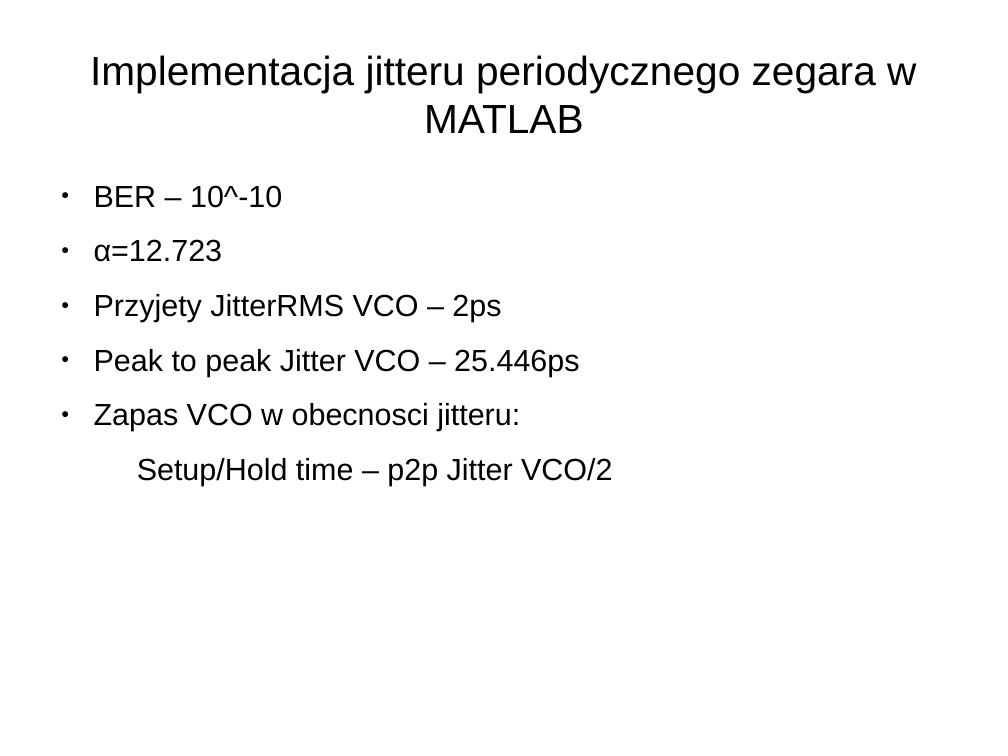
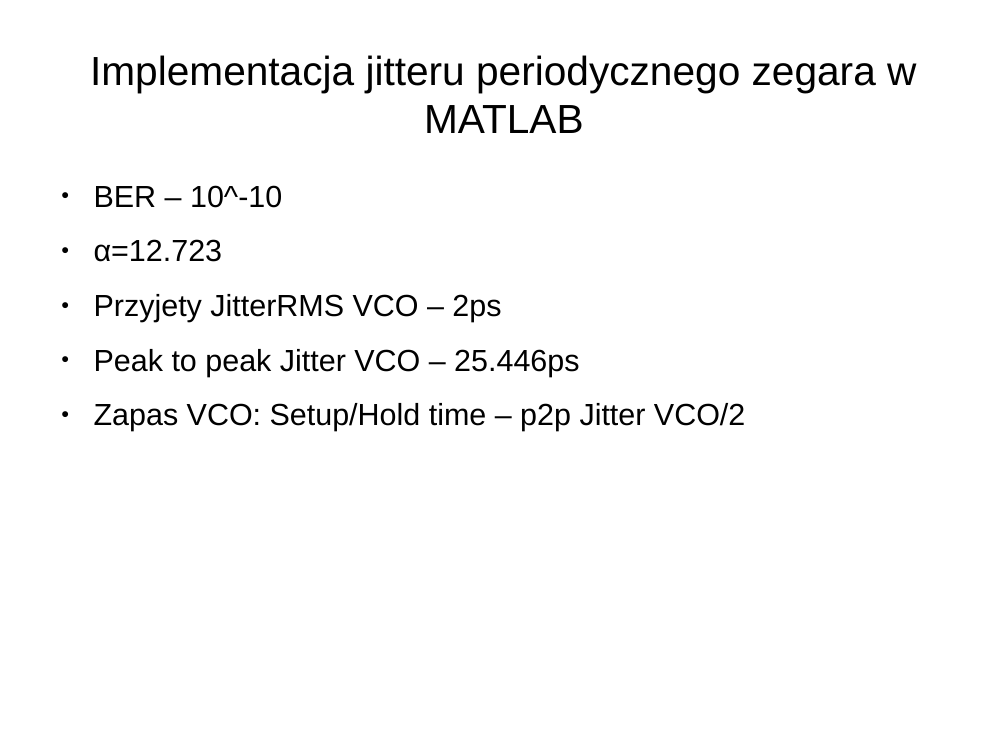
Before and after one commit to joannabp/ProjektSynopsys, a slide deck: slide 3 of Untitled 2.odp. Drawn at 1008x756 pixels with LibreOffice and Linux fonts; fonts in the diff are those of the drawing. Boxes give left, top, right and bottom in pixels: in the first picture for what was removed or moved away, otherwise in the second. Text is boxed around its words. In the diff, an @@ line names an element or a change of style, - is before the commit and + after.

```diff
--- a/Untitled 2.odp
+++ b/Untitled 2.odp
@@ text at (94, 403, 745, 431): text changed @@
-● Zapas VCO w obecnosci jitteru:
-  Setup/Hold time – p2p Jitter VCO/2
+● Zapas VCO: Setup/Hold time – p2p Jitter VCO/2
```
Also in this commit, not shown: 1 other slide changed, 1 slide added, 1 other file.
